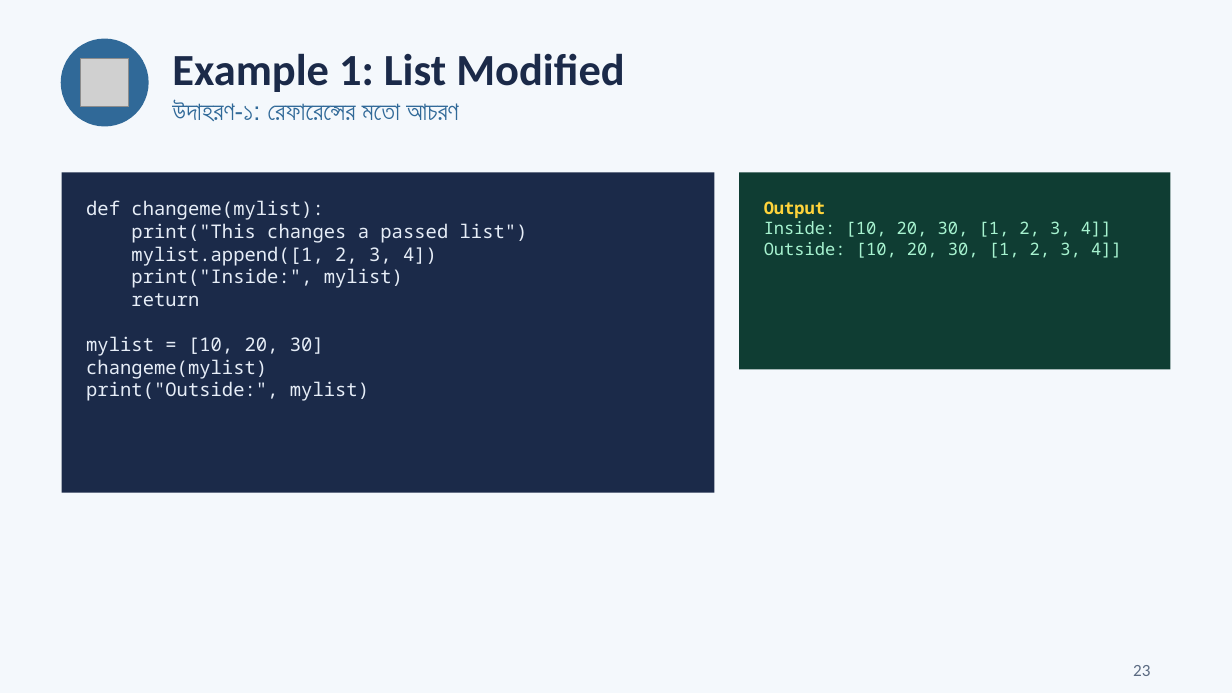
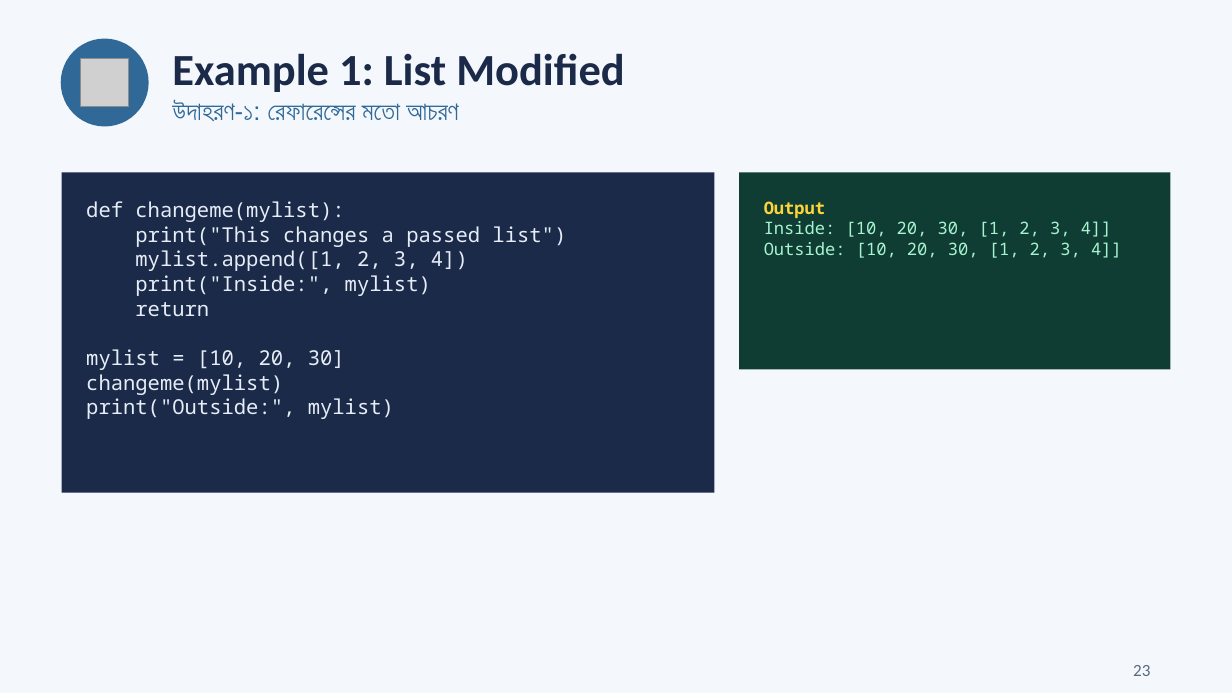
Before and after one commit to cseruhul/Class-Lecture, a slide deck: slide 23 of 03. Basic Apps Dev. Using Python/Theory/Python_Ch1.pptx. Drawn at 1232x693 pixels with LibreOffice and Linux fonts; fonts in the diff are those of the drawing; grey boxes stand for pictures. Boxes give left, top, right and bottom in pixels: in the first picture for what was removed or moved away, otherwise in the second. Text is boxed around its words. In the diff, an @@ line names an element or a change of style, - is before the commit and + after.

```diff
--- a/03. Basic Apps Dev. Using Python/Theory/Python_Ch1.pptx
+++ b/03. Basic Apps Dev. Using Python/Theory/Python_Ch1.pptx
@@ rectangle "def changeme(mylist):" at (62,172,715,493): size 11 to 12 pt @@
```
Also in this commit, not shown: 3 other files.
